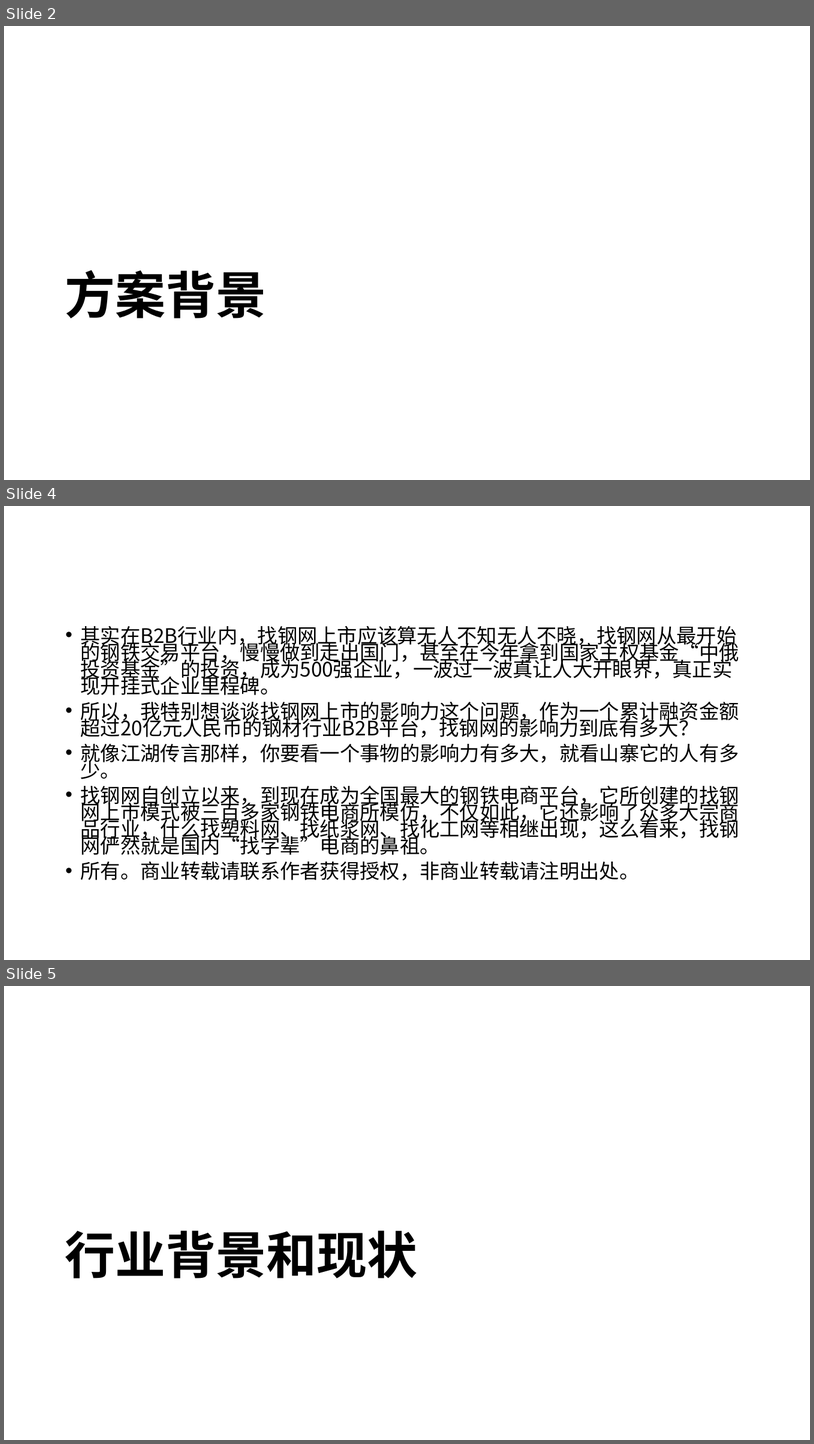
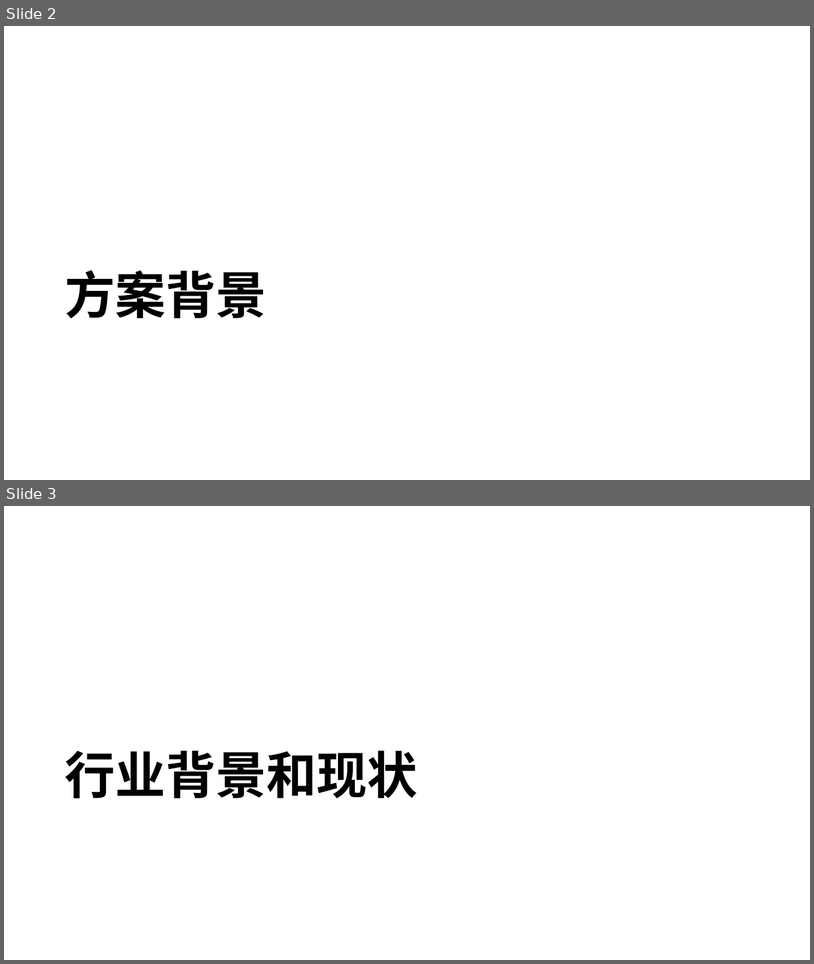
Before and after one commit to awanglilong/awanglilong.github.io, a slide deck: _posts/商业需求.pptx. Shown one above the other, each under a label of ours: slides 2, 4 and 5 before the commit, slides 2 and 3 after it; the slides between them are not shown. The pictures are 814x1444 and 814x964 pixels, drawn with LibreOffice and Linux fonts; fonts in the diff are those of the drawing. Boxes give left, top, right and bottom in pixels: in the first picture for what was removed or moved away, otherwise in the second. Text is boxed around its words. In the diff, an @@ line names an element or a change of style, - is before the commit and + after.

```diff
--- a/_posts/商业需求.pptx
+++ b/_posts/商业需求.pptx
@@ slide 4 removed at (4,506,810,960), background #FFFFFF @@
@@ text removed at (81,626,740,880) @@
-• 其实在B2B行业内，找钢网上市应该算无人不知无人不晓，找钢网从最开始的钢铁交易平台，慢慢做到走出国门，甚至在今年拿到国家主权基金“中俄投资基金”的投资，成为500强企业，一波过一波真让人大开眼界，真正实现开挂式企业里程碑。
-• 所以，我特别想谈谈找钢网上市的影响力这个问题，作为一个累计融资金额超过20亿元人民币的钢材行业B2B平台，找钢网的影响力到底有多大？
-• 就像江湖传言那样，你要看一个事物的影响力有多大，就看山寨它的人有多少。
-• 找钢网自创立以来，到现在成为全国最大的钢铁电商平台，它所创建的找钢网上市模式被三百多家钢铁电商所模仿，不仅如此，它还影响了众多大宗商品行业，什么找塑料网、找纸浆网、找化工网等相继出现，这么看来，找钢网俨然就是国内“找字辈”电商的鼻祖。
-• 所有。商业转载请联系作者获得授权，非商业转载请注明出处。
@@ what was slide 5 is now slide 3 @@
```
Also in this commit, not shown: 1 slide changed, 1 slide added.
